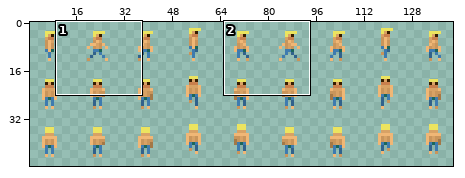
Edited in one commit: sprite sheet (assets/player_sprites.png). Above, an overview of the earlier version with the close-up marked.
Close-up. Before:
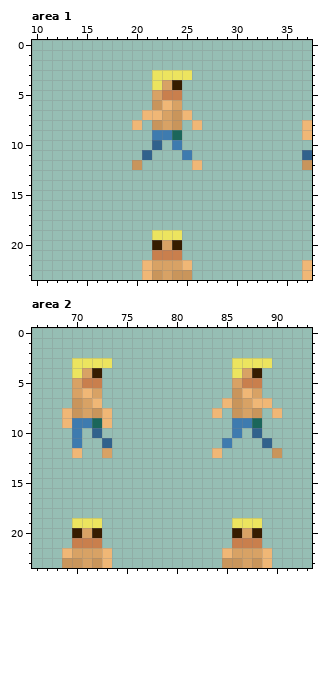
The file is 160x48 pixels. Shown: area 1: x 10..37, y 0..23; area 2: x 66..93, y 0..23. The wide view leaves out empty margins.
And afterwards:
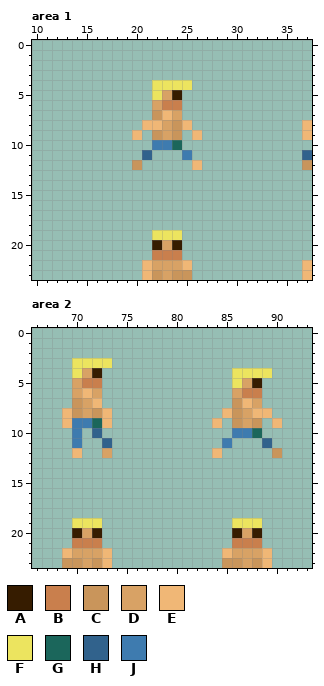
Palette (. is transparent): A #361c00  B #c97f4d  C #c9955b  D #d8a265  E #f0b776  F #ece45f  G #1b665b  H #31628c  J #3e7baf
Change:
Area 1:
Colour B becomes colour A in row 5 at x 24.
Colour D becomes colour B in row 6 at x 24.
Colour E becomes colour B in row 6 at x 23.
Colour E becomes colour C in row 7 at x 22.
Colour G becomes colour C in row 9 at x 24.
Colour J becomes colour C in row 9 at x 22.
Colour B becomes colour D in row 5 at x 23.
Colour C becomes colour D in row 6 at x 22; in row 7 at x 24.
Colour J becomes colour D in row 9 at x 23.
The author put colour E in row 8 at x 21 and 25; in row 9 at x 20 and 26.
Colour C becomes colour E in row 8 at x 22.
Colour D becomes colour E in row 7 at x 23.
The author put colour F in row 4 at x 25.
Colour A becomes colour F in row 4 at x 24.
Colour D becomes colour F in row 4 at x 23; in row 5 at x 22.
Colour J becomes colour G in row 10 at x 24.
The author put colour J in row 10 at x 23.
Colour H becomes colour J in row 10 at x 22.
The author cleared colour E in row 7 at x 21 and 25; in row 8 at x 20 and 26.
The author cleared colour F in row 3 at x 22 to 25.
Area 2:
Colour B becomes colour A in row 5 at x 88.
Colour D becomes colour B in row 6 at x 88.
Colour E becomes colour B in row 6 at x 87.
Colour G becomes colour C in row 9 at x 88.
Colour J becomes colour C in row 9 at x 86.
Colour B becomes colour D in row 5 at x 87.
Colour C becomes colour D in row 6 at x 86.
Colour E becomes colour D in row 7 at x 88.
Colour J becomes colour D in row 9 at x 87.
The author put colour E in row 8 at x 85 and 89; in row 9 at x 84 and 90.
Colour C becomes colour E in row 8 at x 88.
Colour D becomes colour E in row 7 at x 87.
The author put colour F in row 4 at x 89.
Colour A becomes colour F in row 4 at x 88.
Colour D becomes colour F in row 4 at x 87; in row 5 at x 86.
Colour H becomes colour G in row 10 at x 88.
The author put colour J in row 10 at x 87.
The author cleared colour E in row 7 at x 85 and 89; in row 8 at x 84 and 90.
The author cleared colour F in row 3 at x 86 to 89.
Boxes around the changes in both close-ups, in picture pixels (x1, y1, x2, y2):
changed: (132, 70, 202, 150)
changed: (212, 358, 282, 438)
